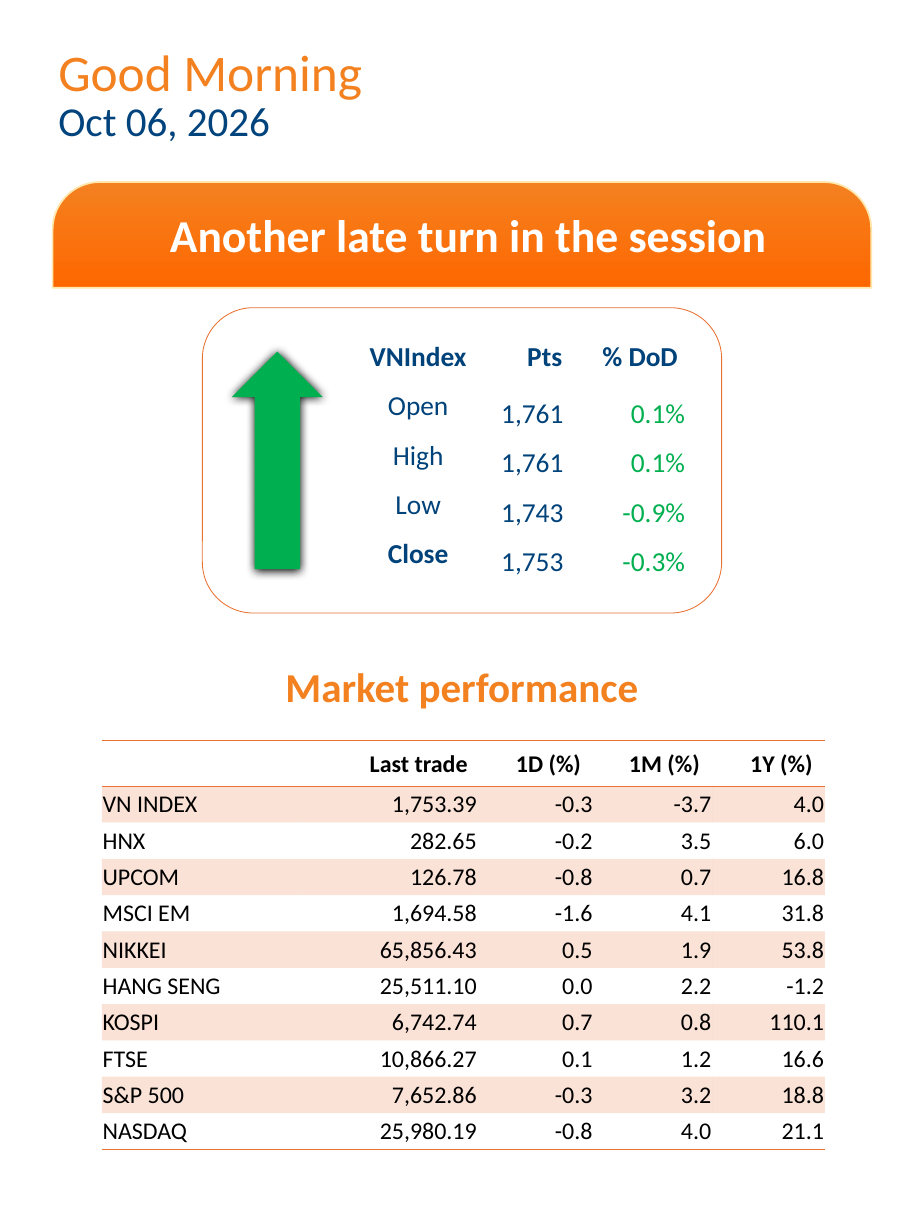
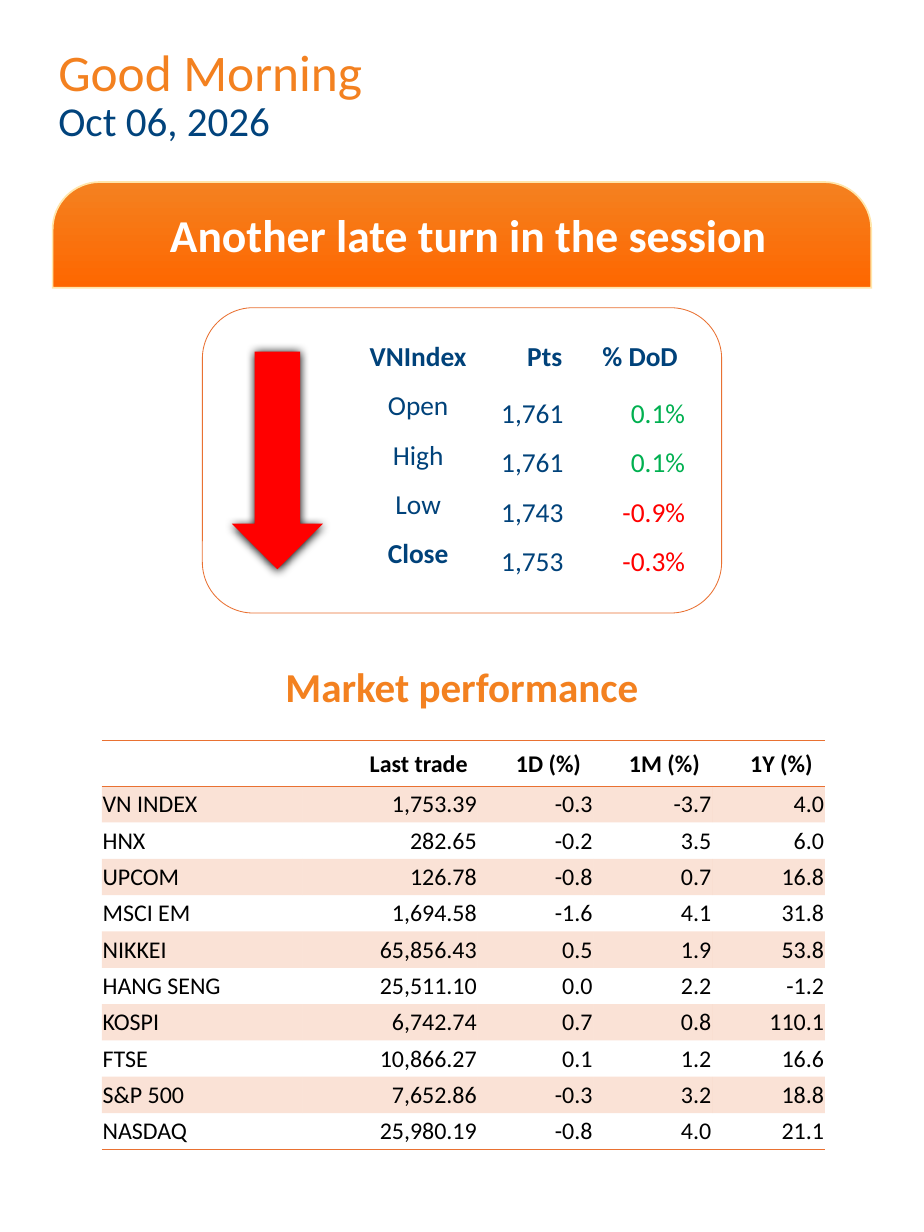
Before and after one commit to datquanton/verbose-guide, a slide deck: slide 1 of DailyReport_Mobile_EN_20261006.pptx. Drawn at 924x1232 pixels with LibreOffice and Linux fonts; fonts in the diff are those of the drawing; background and template pictures are left out. Boxes give left, top, right and bottom in pixels: in the first picture for what was removed or moved away, otherwise in the second. Text is boxed around its words. In the diff, an @@ line names an element or a change of style, - is before the commit and + after.

```diff
--- a/DailyReport_Mobile_EN_20261006.pptx
+++ b/DailyReport_Mobile_EN_20261006.pptx
@@ down arrow at <box>232,352,323,569</box>: fill #00B050 to #FF0000; rotation 180 to 0 degrees @@
@@ table at <box>352,333,686,579</box> @@
@@ text colour #00B050 to #FF0000 in "-0.9%", "-0.3%" @@
```
